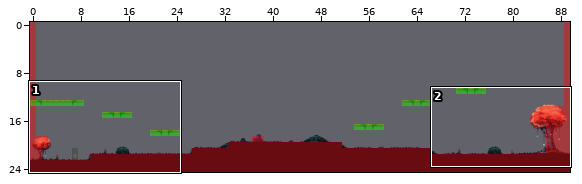
One commit to this Tiled map: Output/Assets/Maps/CatMap.tmx. The picture above shows the old version from afar; the outline marks the close-up.
Close-up. The starting point:
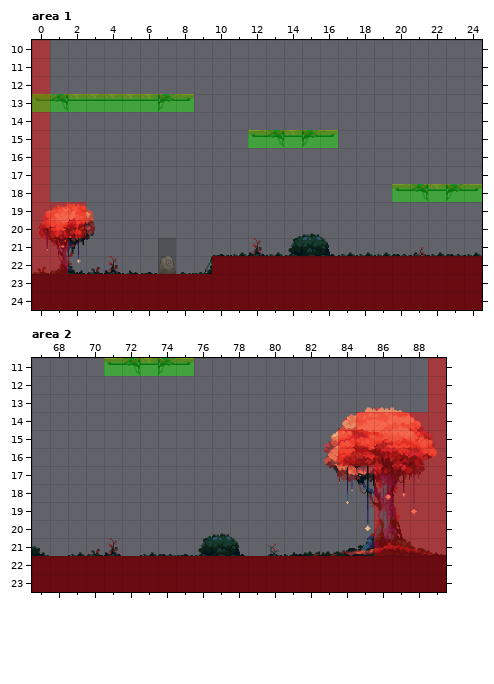
Cells are 32x32 px. Shown: area 1 x 0..24, y 10..24; area 2 x 67..89, y 11..23. The commit also changed other parts of the map, which this record leaves out.
Now the later version:
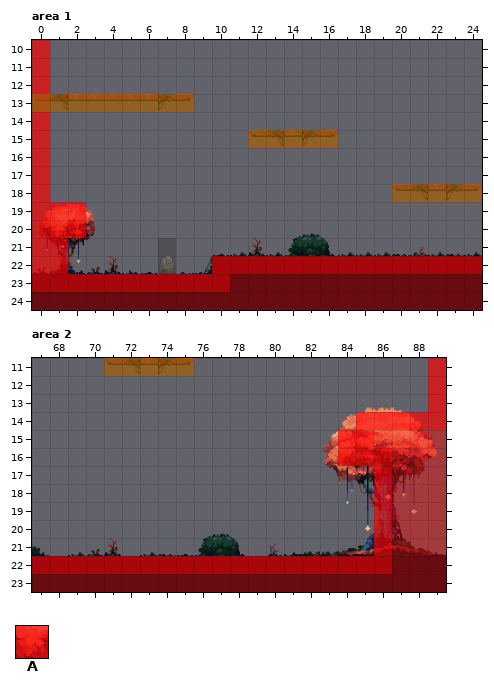
Key: from "MapMetadata": A 0.
_ is an empty cell, . an unchanged one.
Tiles of an added or newly shown layer are drawn over the layers below it.
See-through tiles are keyed as they look on the map.
The exact change:
--- layer "Navigation" (added), area 1
@@ x 0..24 @@
-10 _........................
-11 _........................
-12 _........................
-13 _________................
-14 _........................
-15 _..........._____........
-16 _........................
-17 _........................
-18 _..................._____
-19 ___......................
-20 ___......................
-21 __.......................
-22 __........_______________
-23 ___________..............
+10 A........................
+11 A........................
+12 A........................
+13 AAAAAAAAA................
+14 A........................
+15 A...........AAAAA........
+16 A........................
+17 A........................
+18 A...................AAAAA
+19 AAA......................
+20 AAA......................
+21 AA.......................
+22 AA........AAAAAAAAAAAAAAA
+23 AAAAAAAAAAA..............
--- layer "Navigation" (added), area 2
@@ x 67..89 @@
-11 ...._____............._
-12 ......................_
-13 ......................_
-14 .................._____
-15 .................__....
-16 .................___...
-17 ..................._...
-18 ..................._...
-19 ..................._...
-20 ..................._...
-21 ..................._...
-22 ____________________...
+11 ....AAAAA.............A
+12 ......................A
+13 ......................A
+14 ..................AAAAA
+15 .................AA....
+16 .................AAA...
+17 ...................A...
+18 ...................A...
+19 ...................A...
+20 ...................A...
+21 ...................A...
+22 AAAAAAAAAAAAAAAAAAAA...
Boxes around the changes in both close-ups, in picture pixels (x1, y1, x2, y2):
added: (32, 40, 482, 292)
added: (32, 358, 446, 574)
